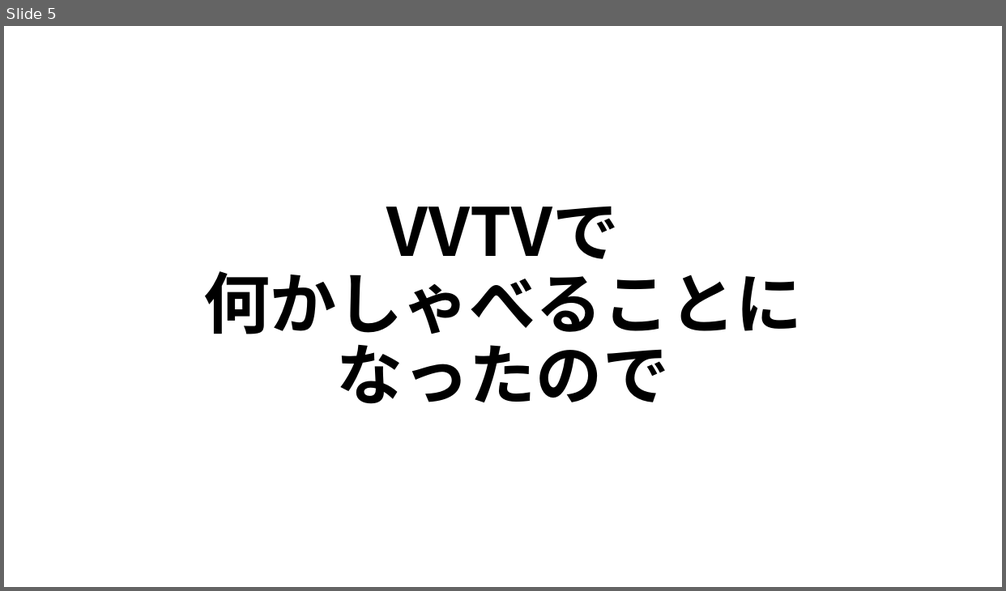
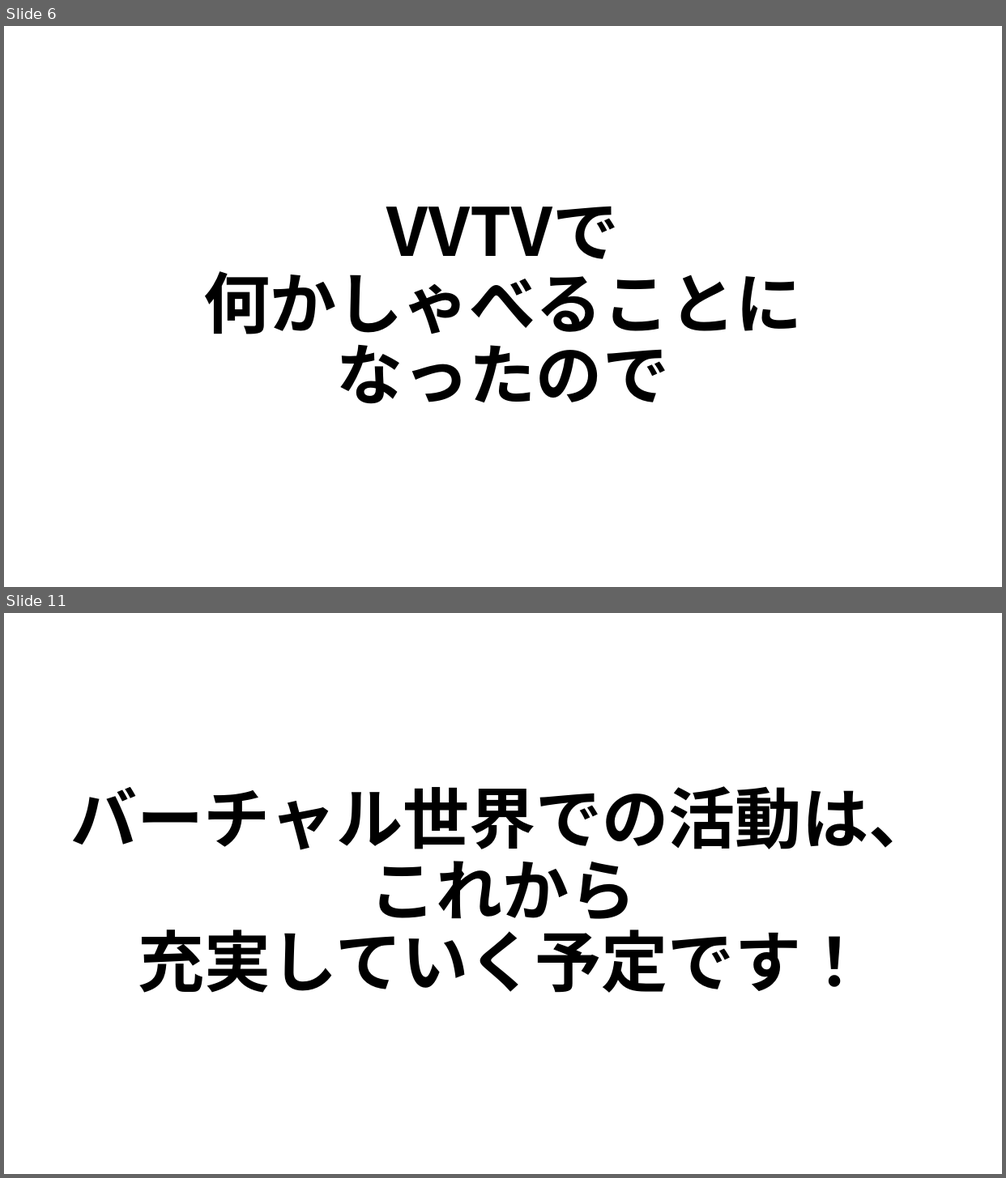
Before and after one commit to hystking/vvtv-presentation, a slide deck: base.pptx. Shown one above the other, each under a label of ours: slide 5 before the commit, slides 6 and 11 after it; the slides between them are not shown. The pictures are 1006x591 and 1006x1178 pixels, drawn with LibreOffice and Linux fonts; fonts in the diff are those of the drawing. Boxes give left, top, right and bottom in pixels: in the first picture for what was removed or moved away, otherwise in the second. Text is boxed around its words. In the diff, an @@ line names an element or a change of style, - is before the commit and + after.

```diff
--- a/base.pptx
+++ b/base.pptx
@@ slide 11 added at [4,613,1002,1174], background #FFFFFF @@
@@ title added at [71,786,936,993], 48 pt, text #000000, bold @@
+バーチャル世界での活動は、これから
+充実していく予定です！
@@ what was slide 5 is now slide 6 @@
```
Also in this commit, not shown: 12 slides changed, 45 other slides added, 4 slides removed, 9 other files.
